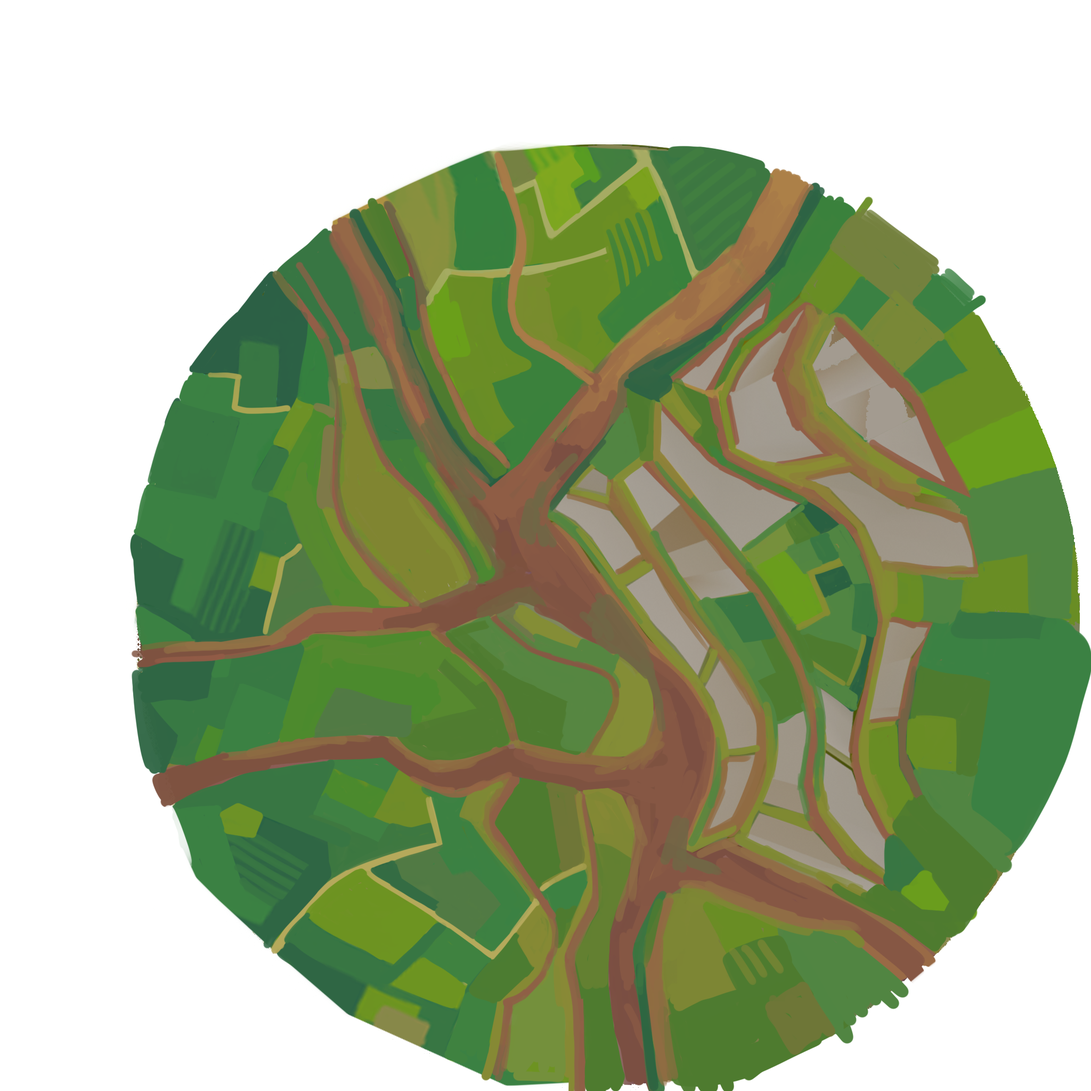
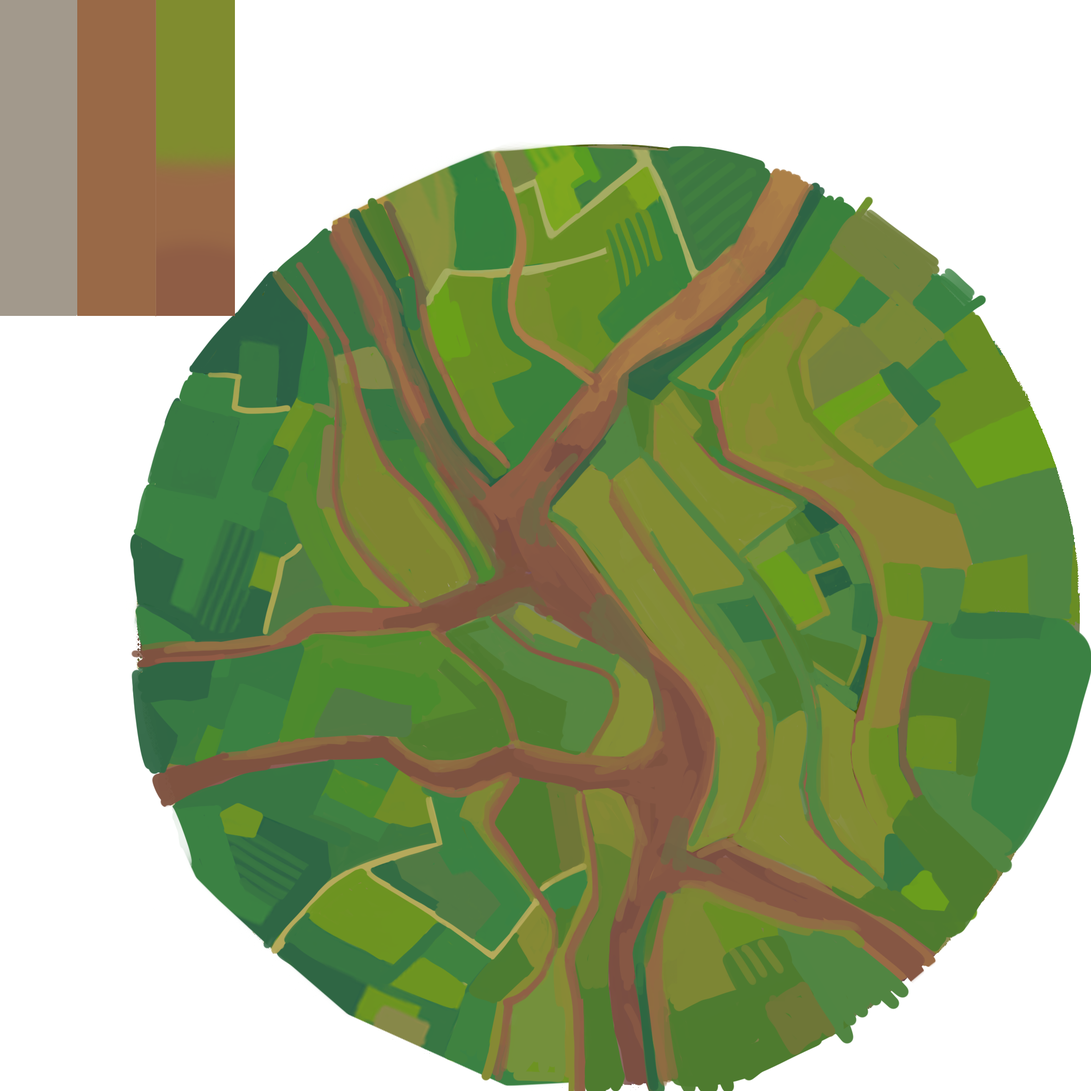
Two versions of the same layered image (1091x1091). Layer-by-layer changes:
added layer "Calque 5" above "Calque 4" over (156, 0, 908, 918)
added layer "Calque 4" above "Calque 4 copie" over (77, 0, 157, 317)
painted on "Calque 4 copie" over (0, 0, 986, 784)
